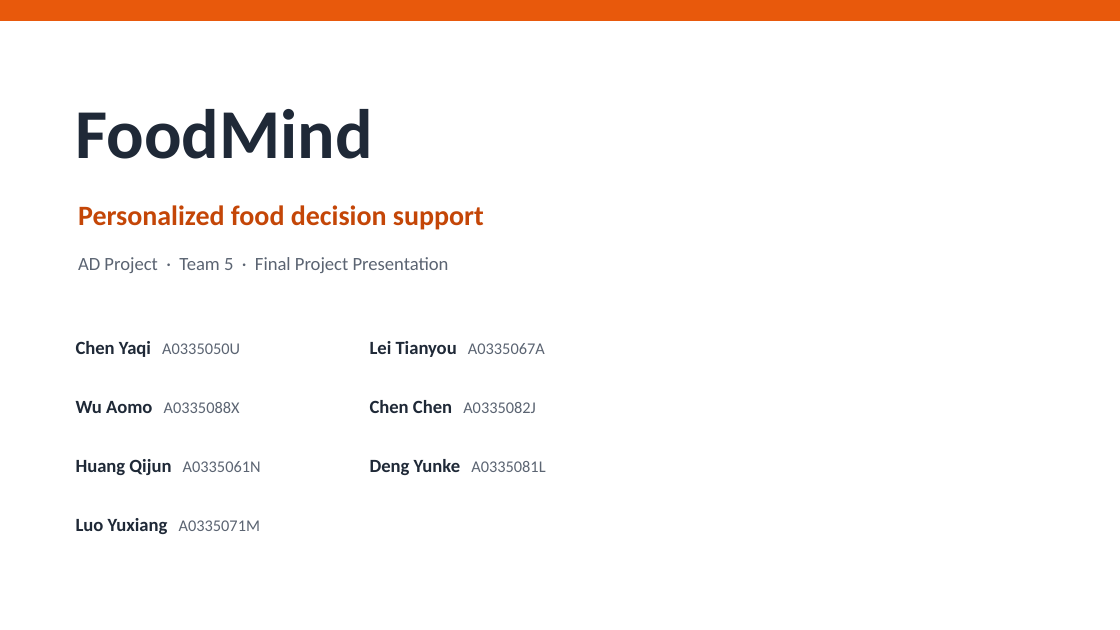
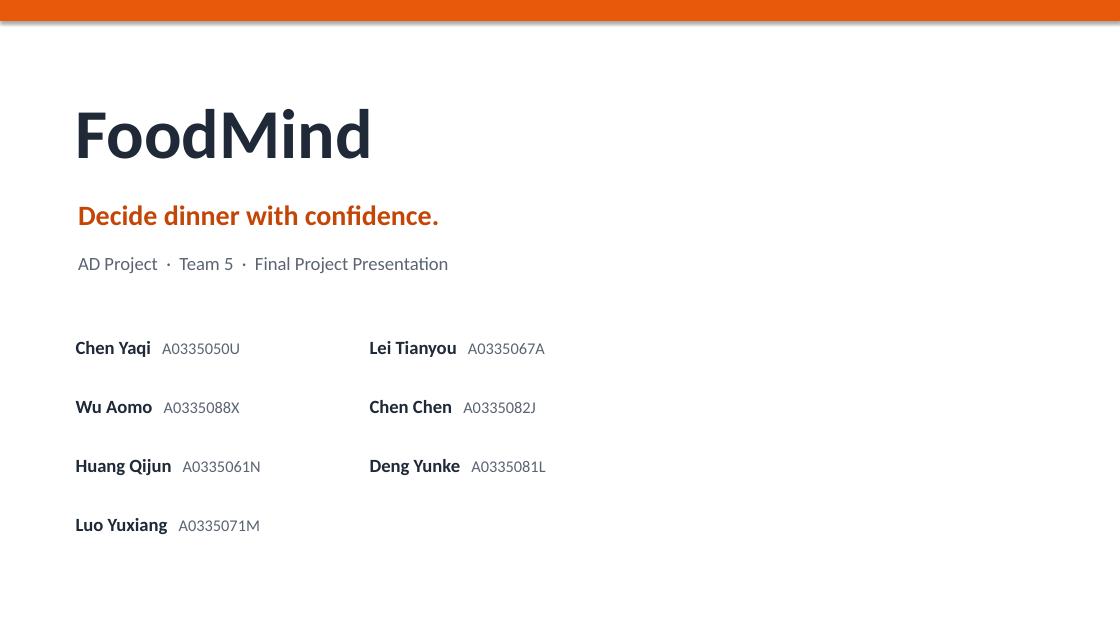
Before and after one commit to foodmind-team/foodmind-docs, a slide deck: slide 1 of presentation/slides/FoodMind_Final_Presentation.pptx. Drawn at 1120x630 pixels with LibreOffice and Linux fonts; fonts in the diff are those of the drawing. Boxes give left, top, right and bottom in pixels: in the first picture for what was removed or moved away, otherwise in the second. Text is boxed around its words. In the diff, an @@ line names an element or a change of style, - is before the commit and + after.

Commit message:
docs(presentation): refine final FoodMind story

```diff
--- a/presentation/slides/FoodMind_Final_Presentation.pptx
+++ b/presentation/slides/FoodMind_Final_Presentation.pptx
@@ rectangle at box(0, 0, 1120, 21): shadow on @@
@@ rectangle added at box(0, 0, 1120, 630), fill #FFFFFF @@
@@ text at box(78, 205, 439, 226): text changed @@
-Personalized food decision support
+Decide dinner with confidence.
```
Also in this commit, not shown: 13 other slides changed, 13 slides added, 13 slides removed.
